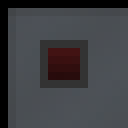
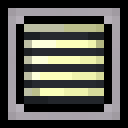
Before/after of a (128, 128) layered artwork. What changed in the layer stack:
added layer "Grinder Shadow Bottom" (10%) above "Grinder Shadow Top" over [48, 48, 104, 104]
added layer "Grinder Shadow Top" (25%) above "Grinder Active" over [24, 24, 104, 104]
added layer "Grinder Active" above "Grinder Inactive" over [16, 16, 112, 112]
showed "Border Bottom" over [8, 120, 128, 128]
showed "Border Right" over [120, 8, 128, 128]
showed "Border Top Gray" over [8, 8, 128, 16]
showed "Border Left Gray" over [8, 8, 16, 128]
showed "Border Right Gray" over [112, 8, 120, 128]
showed "Border Bottom Gray" over [8, 112, 128, 120]
hid "Border Top Dark" over [8, 8, 128, 16]
hid "Border Left Dark" over [8, 8, 16, 128]
hid "Redstone Inactive" over [40, 40, 88, 88]
hid "RF Energy" over [48, 48, 80, 80]
renamed "Output copy" to "Output", hid it over [48, 48, 80, 80]
renamed "Input copy" to "Input", hid it over [48, 48, 80, 80]
renamed "Layer" to "Basic", showed it, painted on it over [8, 8, 128, 128]
renamed "Compressed #1" to "Compressed", hid it, painted on it over [8, 8, 128, 128]
removed layer "Compressed" over [8, 8, 120, 120]
